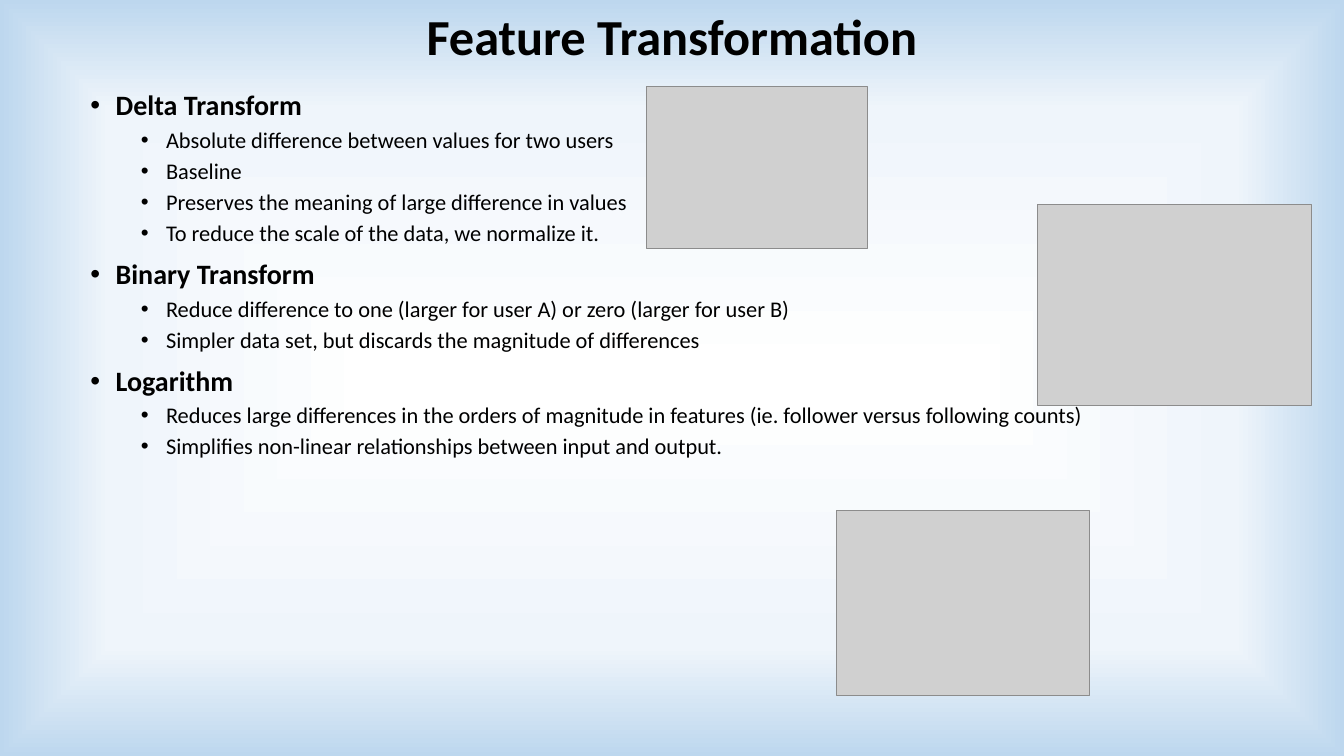
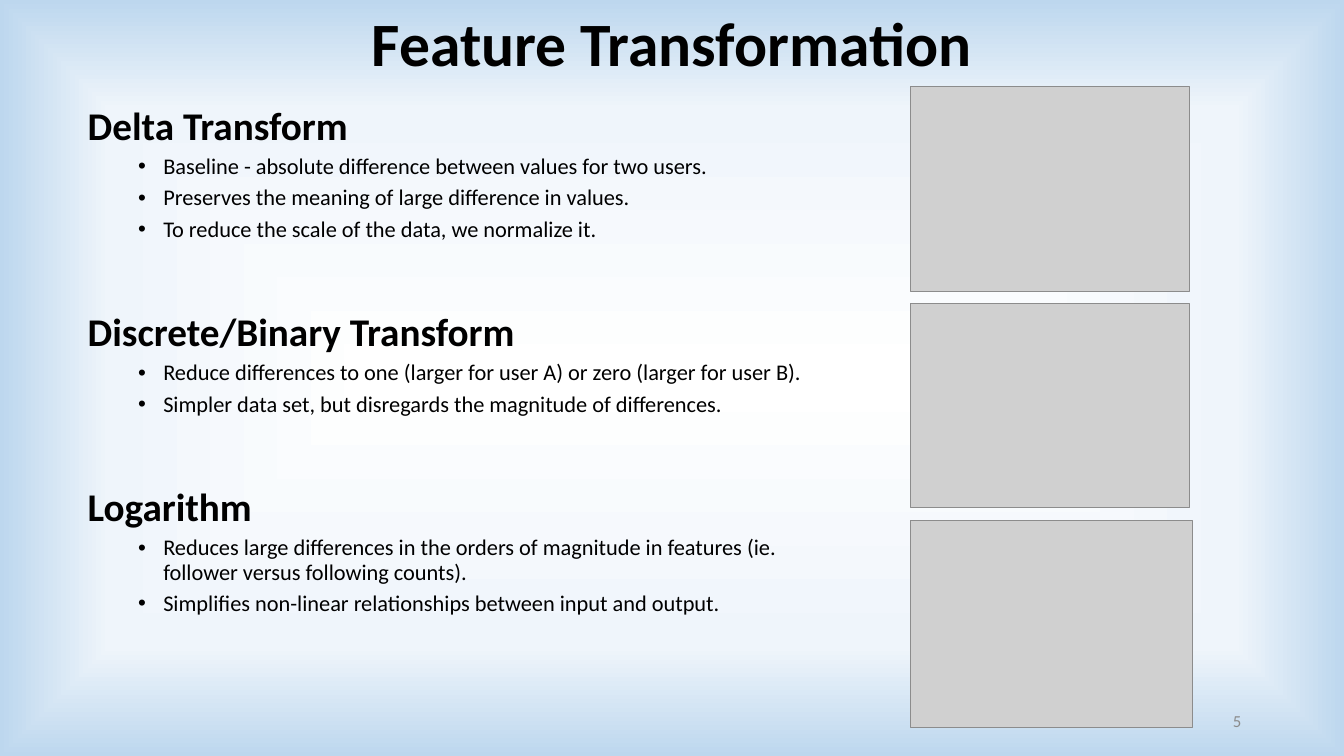
Before and after one commit to akshaymehra24/who-is-more-influential, a slide deck: slide 5 of Predicting Influencers in a Social Network.pptx. Drawn at 1344x756 pixels with LibreOffice and Linux fonts; fonts in the diff are those of the drawing; grey boxes stand for pictures. Boxes give left, top, right and bottom in pixels: in the first picture for what was removed or moved away, otherwise in the second. Text is boxed around its words. In the diff, an @@ line names an element or a change of style, - is before the commit and + after.

```diff
--- a/Predicting Influencers in a Social Network.pptx
+++ b/Predicting Influencers in a Social Network.pptx
@@ text "Feature Transformation" at box(372, 22, 971, 67): size 36 to 44 pt @@
@@ picture: place and size @@
-picture at box(647, 87, 868, 249)
+picture at box(910, 87, 1190, 291)
@@ text "Delta Transform": place and size @@
-text "Delta Transform" at box(116, 95, 1081, 458)
+text "Delta Transform" at box(88, 112, 801, 615)
@@ text at box(88, 112, 348, 528): size 20 to 28 pt in "Delta Transform", "Logarithm"; bullet • to none @@
@@ text at box(163, 158, 706, 209): text changed @@
-  • Absolute difference between values for two users
-  • Baseline
-  • Preserves the meaning of large difference in values
+  • Baseline - absolute difference between values for two users.
+  • Preserves the meaning of large difference in values.
@@ text at box(88, 318, 801, 416): text changed @@
-• Binary Transform
-  • Reduce difference to one (larger for user A) or zero (larger for user B)
-  • Simpler data set, but discards the magnitude of differences
+Discrete/Binary Transform
+  • Reduce differences to one (larger for user A) or zero (larger for user B).
+  • Simpler data set, but disregards the magnitude of differences.
@@ picture: place and size @@
-picture at box(1037, 204, 1312, 405)
+picture at box(910, 303, 1190, 508)
@@ text at box(163, 539, 776, 584): text changed @@
-  • Reduces large differences in the orders of magnitude in features (ie. follower versus following counts)
+  • Reduces large differences in the orders of magnitude in features (ie. follower versus following counts).
@@ picture: place and size @@
-picture at box(837, 510, 1090, 696)
+picture at box(910, 520, 1193, 727)
@@ page number added at box(1233, 716, 1241, 727), 12 pt, text #8C8C8C @@
+5
```
Also in this commit, not shown: 5 other slides changed, 8 slides added, 10 slides removed, 13 other files.
